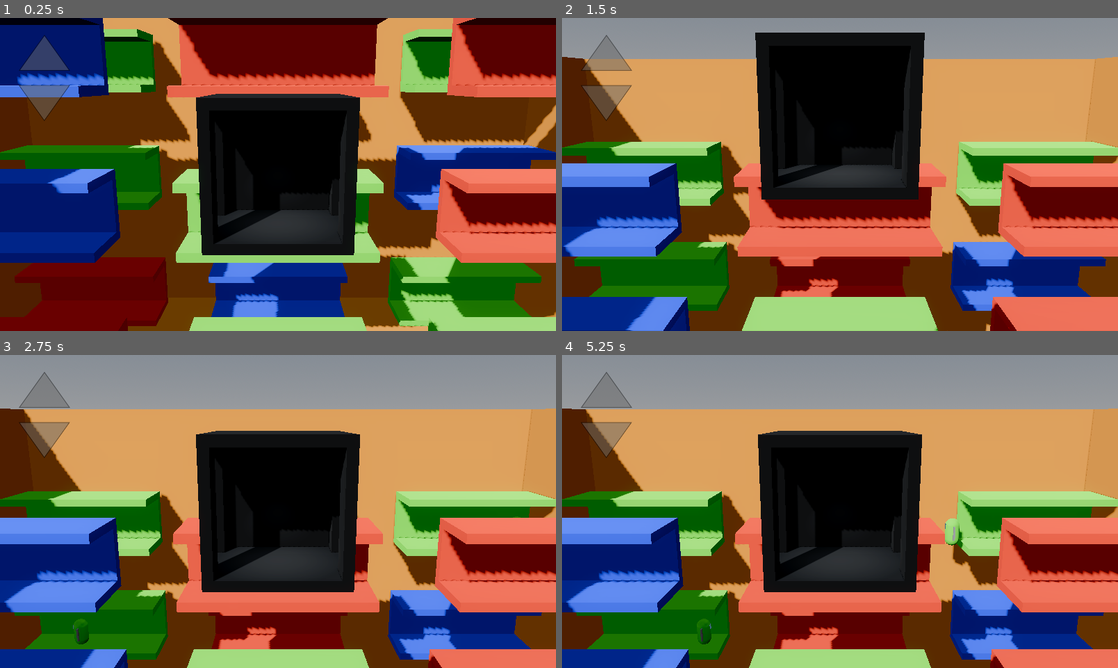
Above: before the commit, frames 1-4 (two rows, left to right).
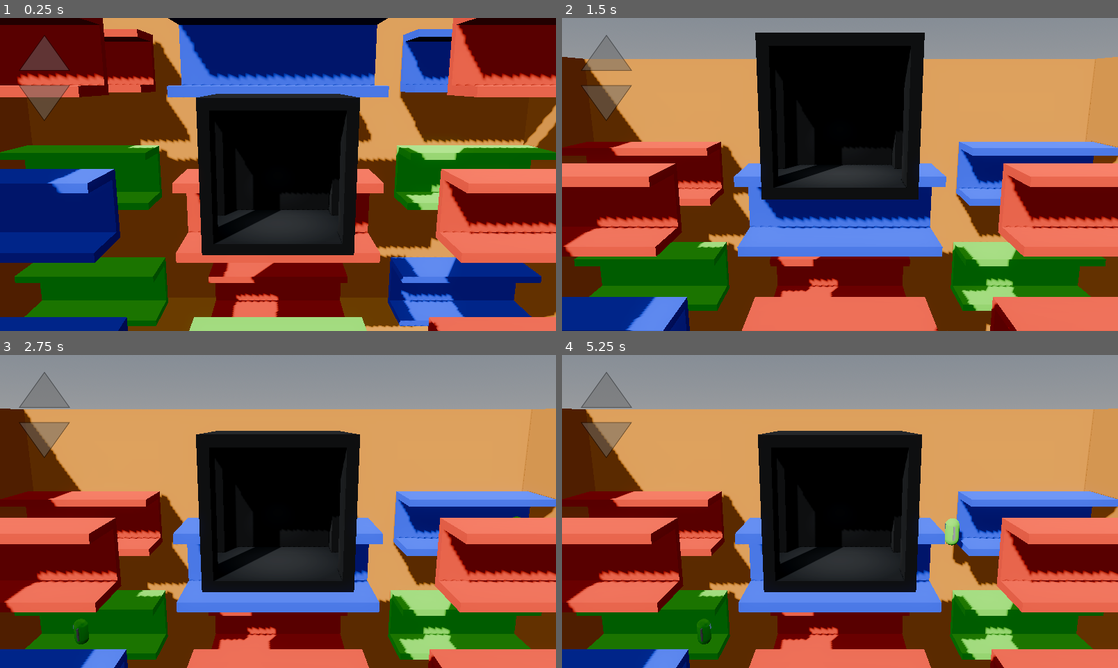
Above: after the commit, the same moments.

Repository: GriffinBaxter/Prof-Oddheart-or-How-I-Learned-to-Stop-Worrying-and-Love-the-Elevator
Game: Godot game, scene res://Scenes/main.tscn
The game is run twice, just before and just after one commit, with the same random seed, the same clock (stepped at 60 frames per second) and the same inputs. This scene is started directly instead of the project's main scene. The engine's default icon, where the game draws it, is replaced by a stand-in: a white triangle on a blue panel in a dark square. Sound files missing from this copy of the repository are replaced by a short silence.
Inputs:
- Up to frame 1 (0.25 s): no input
- Up to frame 2 (1.5 s): tap Enter at 0.5 s; hold W (up) from 0.53 s (still down); tap Q (drop) at 0.6, 1.35 s
- Up to frame 3 (2.75 s): keep holding W (up); tap Q (drop) at 2.1 s
- Up to frame 4 (5.25 s): keep holding W (up); tap Q (drop) every 0.75 s from 2.85 to 5.1 s

The runs differ from the first frame. In frame 1, 38% of the frame differs, in the area x 0-100%, y 0-100%; in frame 2, 26%; in frame 3, 22%; in frame 4, 22%.

Commit message:
Added more fire to the fire

Diff:
--- a/Scenes/elevator.tscn
+++ b/Scenes/elevator.tscn
@@ -142,10 +142,25 @@
 process_material = SubResource("ParticleProcessMaterial_jd6vs")
 draw_pass_1 = SubResource("QuadMesh_1gjip")
 
+[node name="FireEffect2" type="GPUParticles3D" parent="OnFireStuff"]
+transform = Transform3D(1, 0, 0, 0, 1, 0, 0, 0, 1, 0.89882, -0.827073, 0)
+amount = 15
+randomness = 1.0
+process_material = SubResource("ParticleProcessMaterial_jd6vs")
+draw_pass_1 = SubResource("QuadMesh_1gjip")
+
+[node name="FireEffect3" type="GPUParticles3D" parent="OnFireStuff"]
+transform = Transform3D(1, 0, 0, 0, 1, 0, 0, 0, 1, -0.974889, -0.827073, 0)
+amount = 15
+randomness = 1.0
+process_material = SubResource("ParticleProcessMaterial_jd6vs")
+draw_pass_1 = SubResource("QuadMesh_1gjip")
+
 [node name="RocketSuff" type="Node3D" parent="."]
 
 [node name="RocketTrailEffect" type="GPUParticles3D" parent="RocketSuff"]
 transform = Transform3D(1, 0, 0, 0, 1, 0, 0, 0, 1, 0.135621, -1.66406, 0.0327559)
+visible = false
 amount = 15
 randomness = 1.0
 process_material = SubResource("ParticleProcessMaterial_7i85y")
--- a/Scenes/main.tscn
+++ b/Scenes/main.tscn
@@ -118,6 +118,7 @@
 
 [node name="GameLost" type="AudioStreamPlayer" parent="."]
 stream = ExtResource("6_21xkr")
+volume_db = -10.0
 
 [node name="GameWon" type="AudioStreamPlayer" parent="."]
 stream = ExtResource("9_hptm8")
